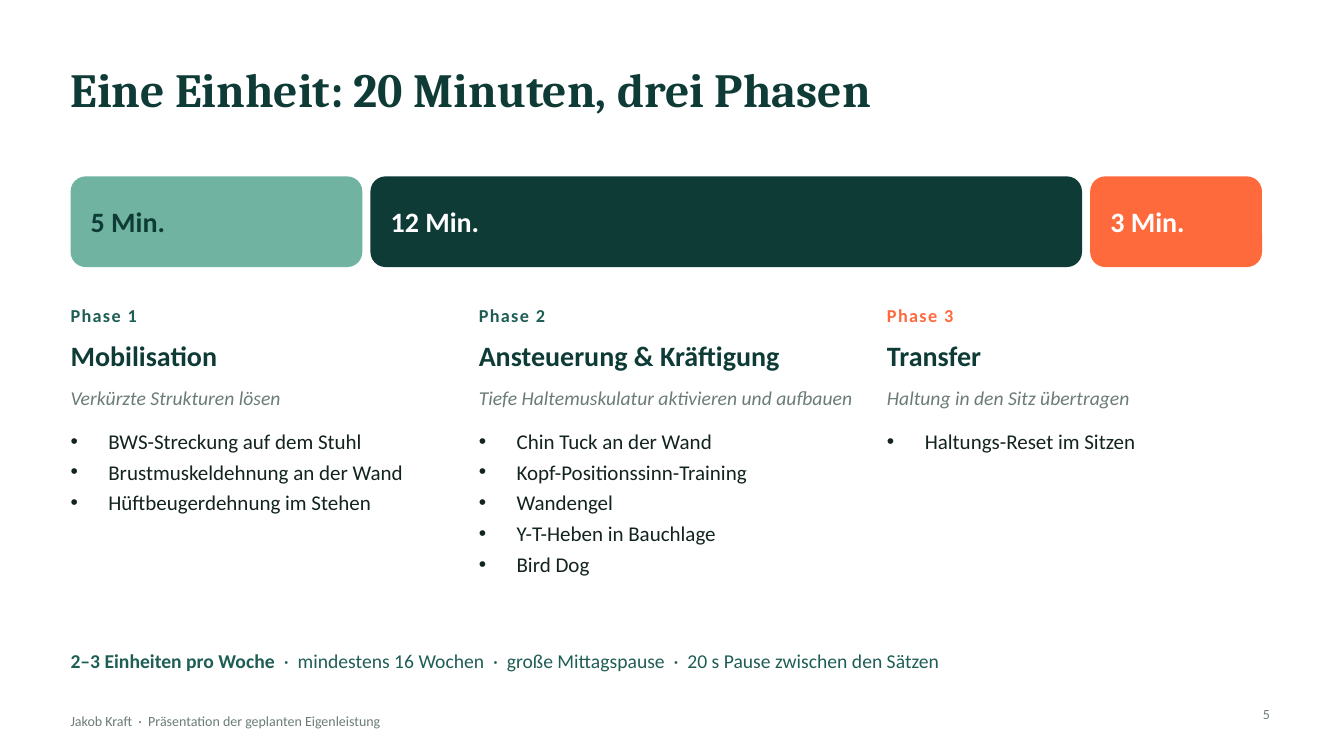
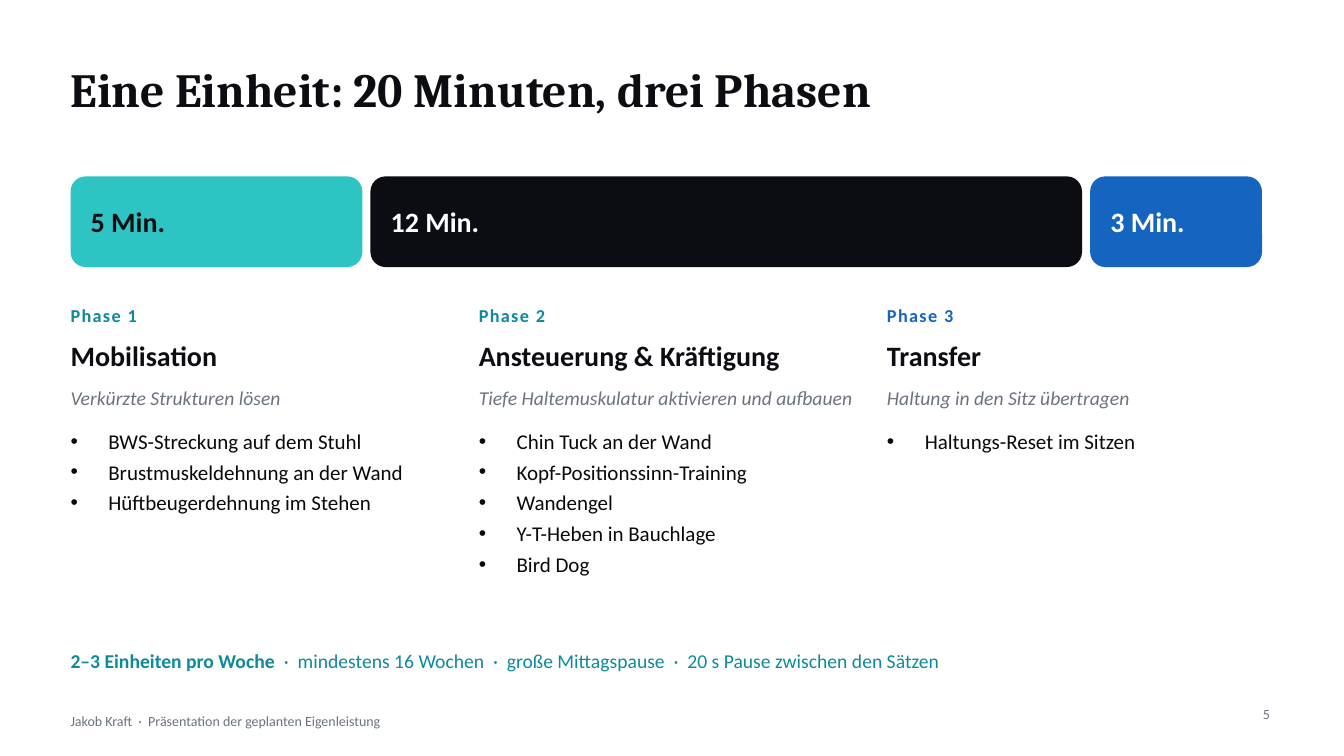
Before and after one commit to jakomimo-del/frontend-system-design, a slide deck: slide 5 of Seminararbeit/Eigenleistung_Praesentation.pptx. Drawn at 1344x756 pixels with LibreOffice and Linux fonts; fonts in the diff are those of the drawing. Boxes give left, top, right and bottom in pixels: in the first picture for what was removed or moved away, otherwise in the second. Text is boxed around its words. In the diff, an @@ line names an element or a change of style, - is before the commit and + after.

```diff
--- a/Seminararbeit/Eigenleistung_Praesentation.pptx
+++ b/Seminararbeit/Eigenleistung_Praesentation.pptx
@@ rounded rectangle at (71, 176, 363, 267): fill #6FB3A0 to #2EC4C4 @@
@@ rounded rectangle at (370, 176, 1082, 267): fill #0E3B36 to #0B0D12 @@
@@ rounded rectangle at (1090, 176, 1262, 267): fill #FF6A3D to #1565C0 @@
@@ text "Phase 3" at (887, 309, 953, 322): text colour #FF6A3D to #1565C0 @@
@@ text colour #0E3B36 to #0B0D12 in 5 elements at (71, 74, 871, 114), (91, 212, 165, 232), (71, 346, 218, 367), (479, 346, 779, 371), (887, 346, 981, 367) @@
@@ text colour #13231F to #0A0A0A in 3 elements at (108, 434, 403, 514), (517, 434, 747, 576), (925, 434, 1135, 453) @@
@@ text colour #1F5E55 to #0E8A9A in 3 elements at (71, 309, 137, 322), (479, 309, 545, 322), (71, 654, 939, 672) @@
```
Also in this commit, not shown: 8 other slides changed.
